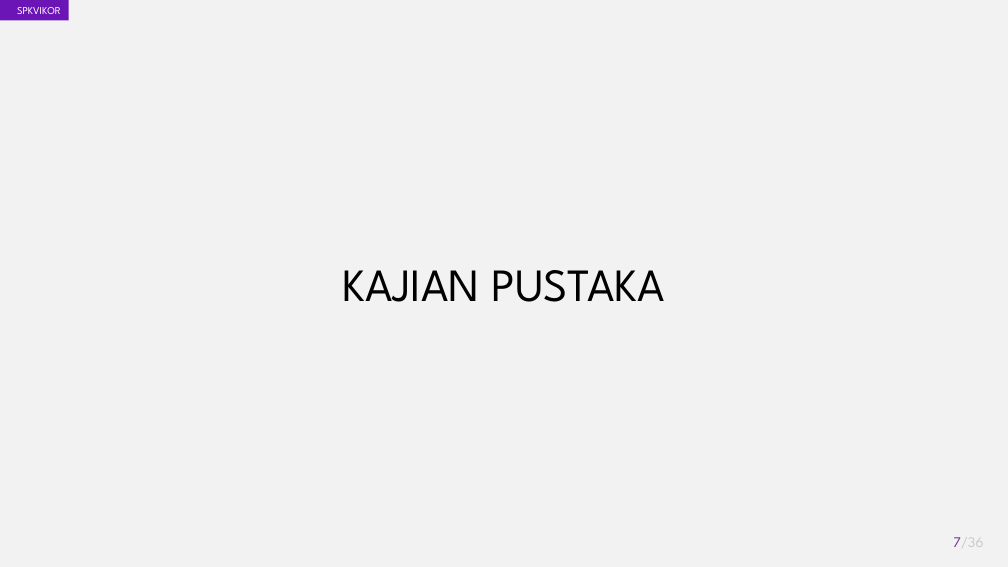
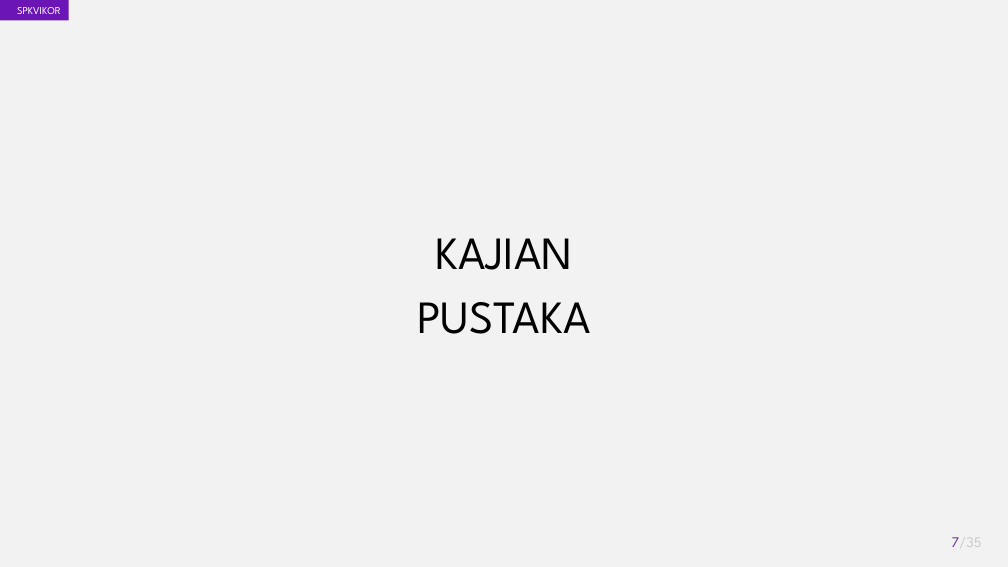
Before and after one commit to akhmadali7/TugasAkhir, a slide deck: slide 7 of PPT - TA - Akhmad Ali Sajidin.pptx. Drawn at 1008x567 pixels with LibreOffice and Linux fonts; fonts in the diff are those of the drawing. Boxes give left, top, right and bottom in pixels: in the first picture for what was removed or moved away, otherwise in the second. Text is boxed around its words. In the diff, an @@ line names an element or a change of style, - is before the commit and + after.

```diff
--- a/PPT - TA - Akhmad Ali Sajidin.pptx
+++ b/PPT - TA - Akhmad Ali Sajidin.pptx
@@ text at [417,238,591,334]: text changed @@
-KAJIAN PUSTAKA
+KAJIAN
+PUSTAKA
@@ page number at [952,537,982,547]: text changed @@
-7/36
+7/35
```
Also in this commit, not shown: 12 other slides changed, 1 other file.
